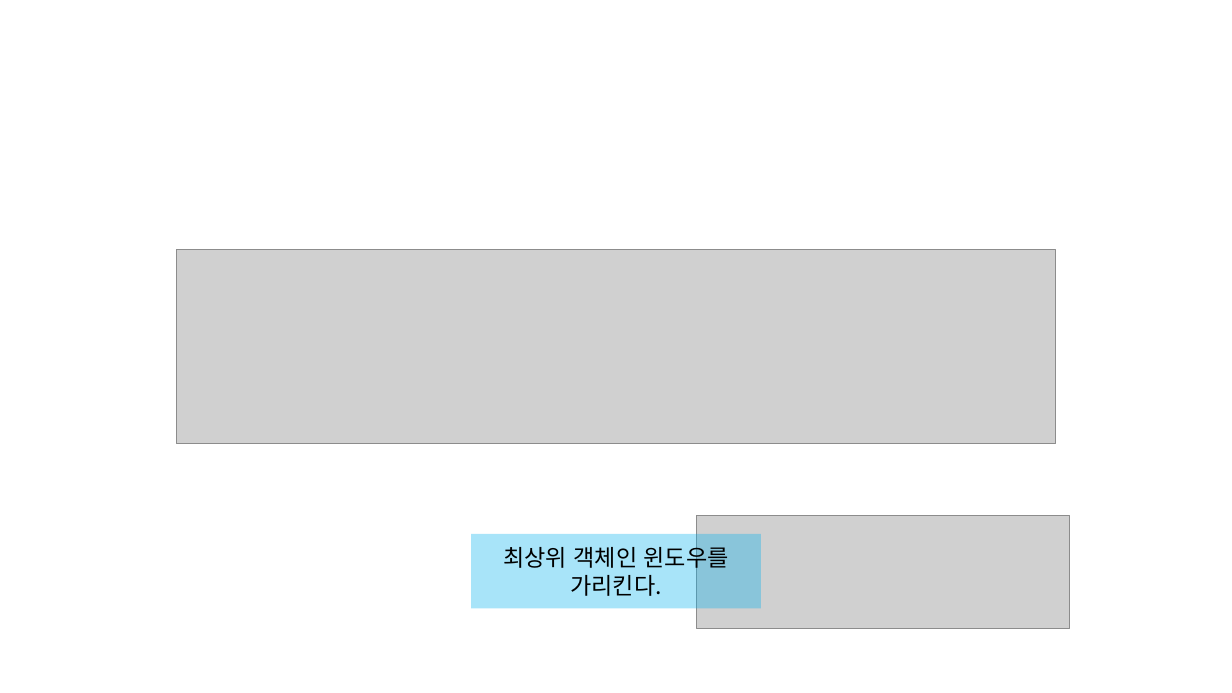
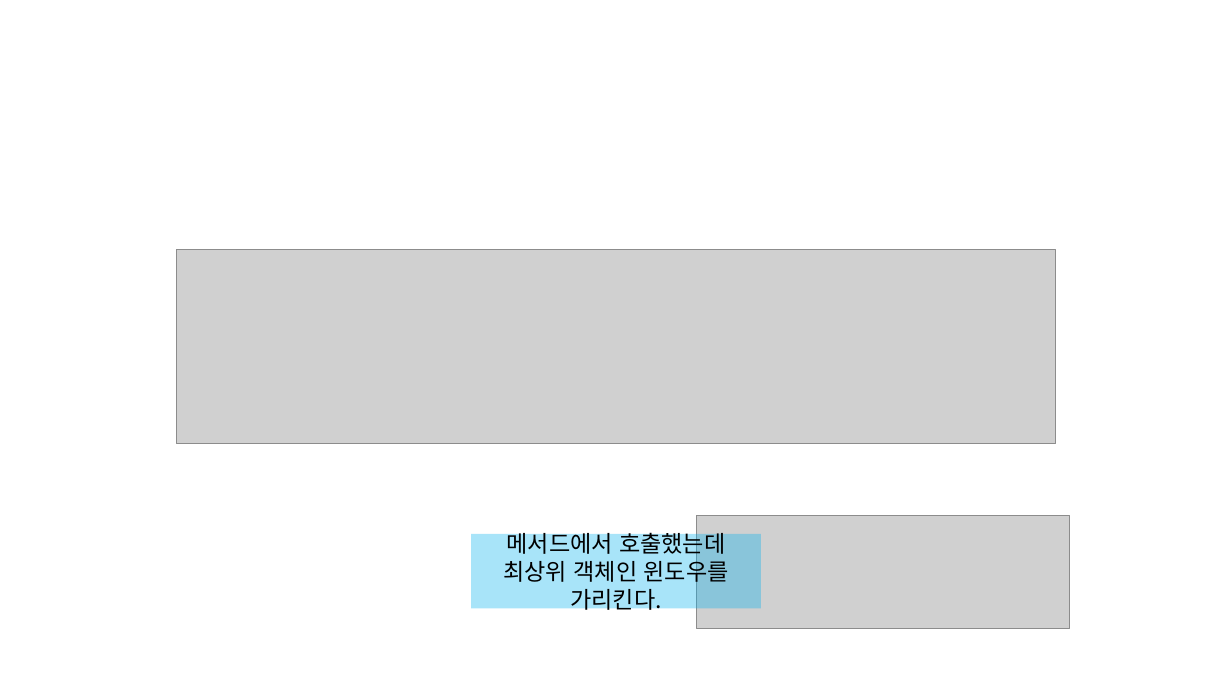
Before and after one commit to Linea89kr/classSIAT, a slide deck: slide 31 of 99. Lecture note in ppt/8. Python4, ES6.pptx (slide 28 before the commit). Drawn at 1232x693 pixels with LibreOffice and Linux fonts; fonts in the diff are those of the drawing; grey boxes stand for pictures. Boxes give left, top, right and bottom in pixels: in the first picture for what was removed or moved away, otherwise in the second. Text is boxed around its words. In the diff, an @@ line names an element or a change of style, - is before the commit and + after.

```diff
--- a/99. Lecture note in ppt/8. Python4, ES6.pptx
+++ b/99. Lecture note in ppt/8. Python4, ES6.pptx
@@ text in rectangle at bbox=[503, 529, 729, 613]: text changed @@
-최상위 객체인 윈도우를 가리킨다.
+메서드에서 호출했는데 최상위 객체인 윈도우를 가리킨다.
```
Also in this commit, not shown: 7 other slides changed, 10 slides added, 1 slide removed, 4 other files.
